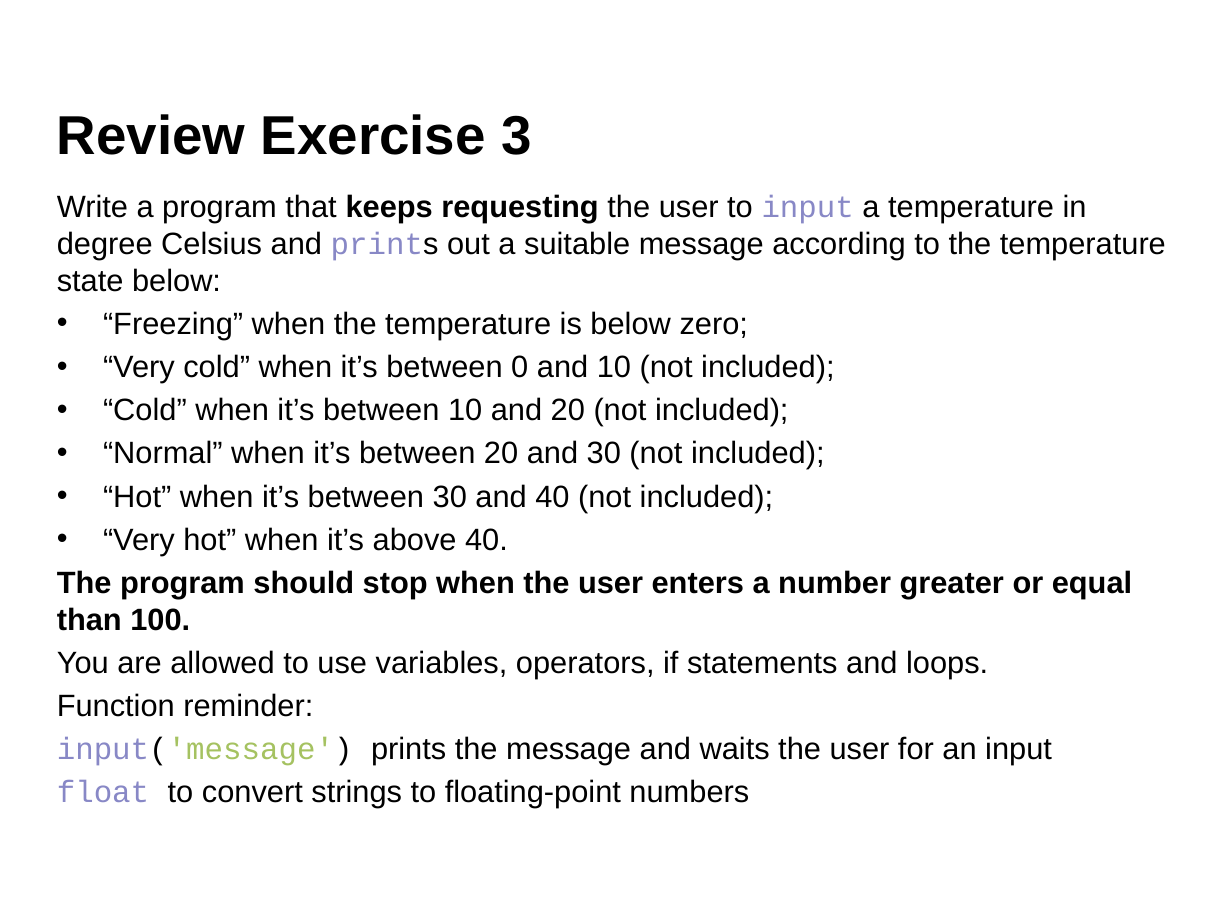
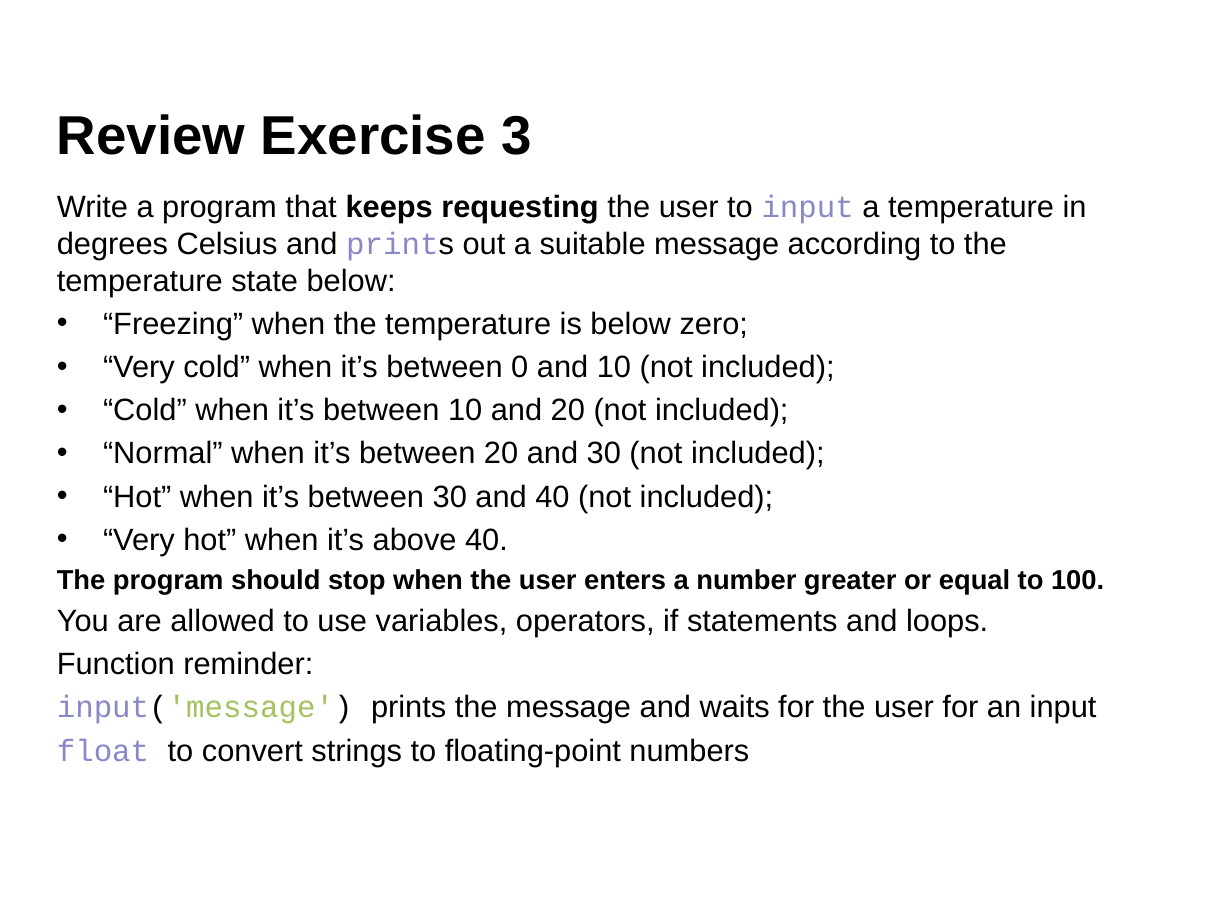
Before and after one commit to aldolipani/CEGE0096, a slide deck: slide 1 of 02 - Week/2 - Solutions.pptx. Drawn at 1232x924 pixels with LibreOffice and Linux fonts; fonts in the diff are those of the drawing; background and template pictures are left out. Boxes give left, top, right and bottom in pixels: in the first picture for what was removed or moved away, otherwise in the second. Text is boxed around its words. In the diff, an @@ line names an element or a change of style, - is before the commit and + after.

Commit message:
fix: lecture 2

```diff
--- a/02 - Week/2 - Solutions.pptx
+++ b/02 - Week/2 - Solutions.pptx
@@ text at [57, 194, 1087, 297]: text changed @@
-Write a program that keeps requesting the user to input a temperature in degree Celsius and prints out a suitable message according to the temperature state below:
+Write a program that keeps requesting the user to input a temperature in degrees Celsius and prints out a suitable message according to the temperature state below:
@@ text at [57, 569, 1104, 594]: text changed; size 18 to 16 pt @@
-The program should stop when the user enters a number greater or equal than 100.
+The program should stop when the user enters a number greater or equal to 100.
@@ text at [57, 694, 1097, 724]: text changed @@
-input('message') prints the message and waits the user for an input
+input('message') prints the message and waits for the user for an input
```
Also in this commit, not shown: 1 other slide changed.
